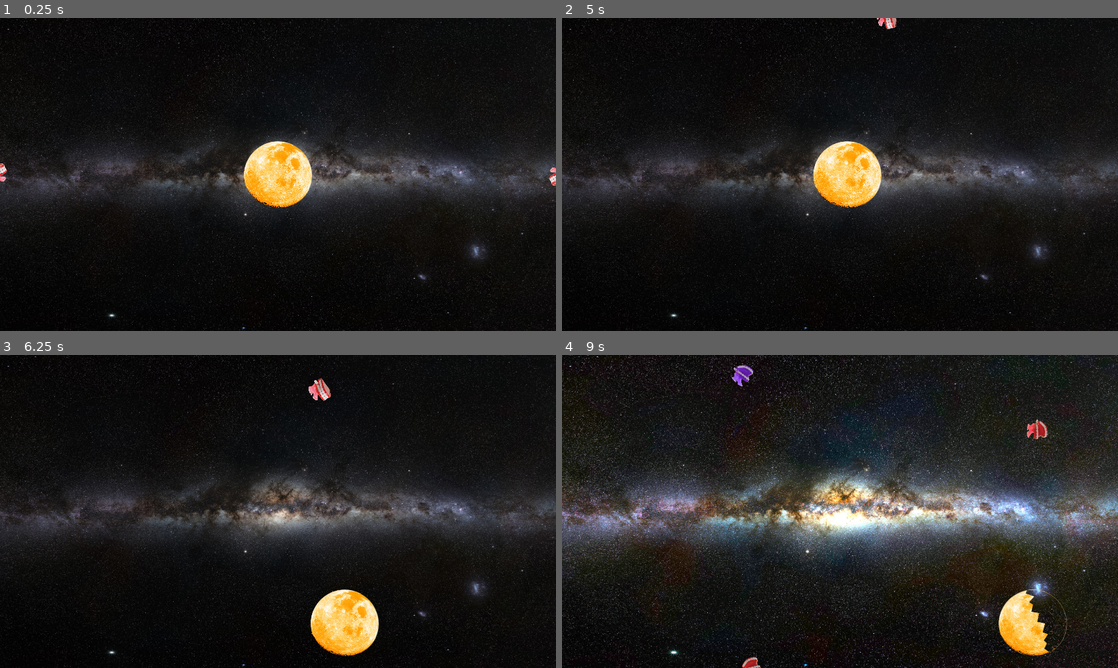
Above: before the commit, frames 1-4 (two rows, left to right).
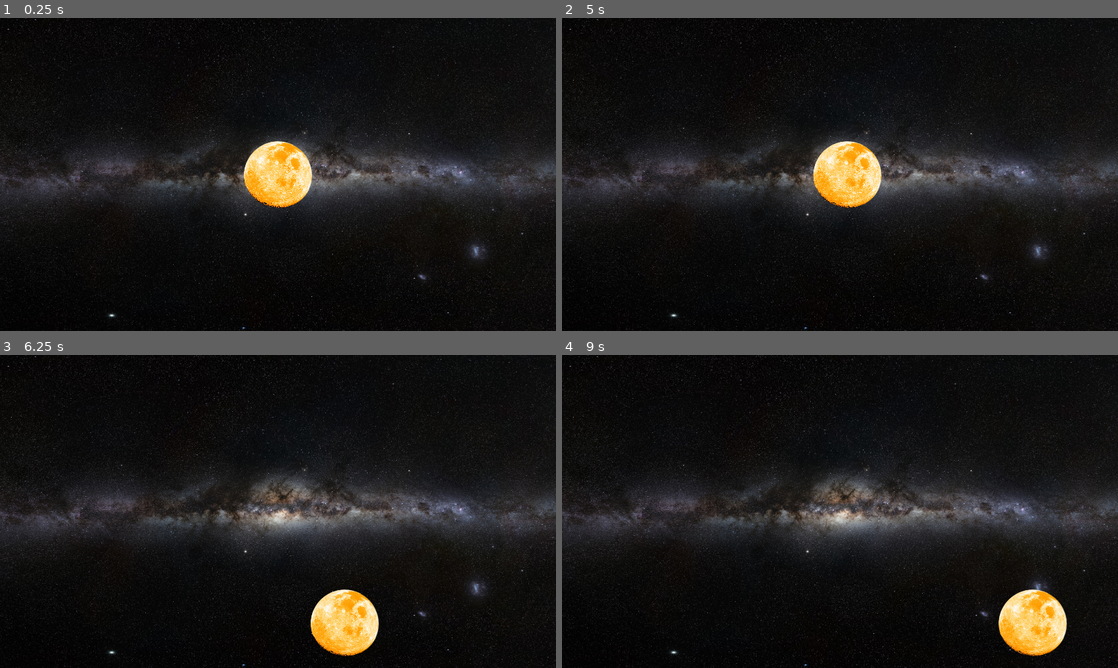
Above: after the commit, the same moments.

Repository: PushingPolygons/moonchomper-RosemaryKoshy
Game: Godot game, scene res://level/level.tscn
The game is run twice, just before and just after one commit, with the same random seed, the same clock (stepped at 60 frames per second) and the same inputs.
Inputs (mouse positions are in pixels of both pictures, inside the frame that each line leads up to):
- Up to frame 1 (0.25 s): no input
- Up to frame 2 (5 s): move the mouse to (1112, 174) at 0.52 s; press the mouse at (1112, 174) at 0.53 s; hold Right (ui_right) 0.53-1.28 s; move the mouse to (589, 174) at 1.27 s; release the mouse at (589, 174) at 1.28 s; hold Down (ui_down) 1.28-2.03 s; click (589, 174) at 1.35 s; move the mouse to (895, 105) at 2.02 s; hold Right (ui_right) 2.03-2.78 s; hold Right mouse button (right_click) 2.03-2.78 s; click (895, 105) at 2.3 s; move the mouse to (812, 237) at 2.77 s; hold Up (ui_up) 2.78-3.53 s; click (812, 237) at 2.85 s; move the mouse to (1006, 221) at 3.52 s; press the mouse at (1006, 221) at 3.53 s; hold Left (ui_left) from 3.53 s (still down); move the mouse to (673, 127) at 4.27 s; release the mouse at (673, 127) at 4.28 s; right-click (673, 127) at 4.35 s; click (673, 127) at 4.55 s
- Up to frame 3 (6.25 s): move the mouse to (305, 511) at 5.02 s; release Left (ui_left) at 5.03 s; press the mouse at (305, 511) at 5.03 s; hold Down (ui_down) 5.03-5.78 s; move the mouse to (322, 658) at 5.77 s; release the mouse at (322, 658) at 5.78 s; hold Right (ui_right) from 5.78 s (still down); click (322, 658) at 5.85 s
- Up to frame 4 (9 s): move the mouse to (884, 395) at 6.52 s; release Right (ui_right) at 6.53 s; hold Up (ui_up) 6.53-7.28 s; hold Right mouse button (right_click) 6.53-7.28 s; click (884, 395) at 6.8 s; move the mouse to (562, 511) at 7.27 s; hold Right (ui_right) 7.28-8.03 s; click (562, 511) at 7.35 s; move the mouse to (1029, 373) at 8.02 s; press the mouse at (1029, 373) at 8.03 s; hold Down (ui_down) 8.03-8.78 s; move the mouse to (1040, 661) at 8.77 s; release the mouse at (1040, 661) at 8.78 s; hold Left (ui_left) from 8.78 s (still down); right-click (1040, 661) at 8.85 s

The runs differ from the first frame. In frame 1, 0.1% of the frame differs, in the area x 0-100%, y 46-54%; in frame 2, less than 0.1%; in frame 3, 0.2%; in frame 4, 34%, in the area x 0-100%, y 0-100%.
Error after the commit: Parse Error: Can't preload resource at path: res://level/assets/game_over.jpg (res://level/assets/level.gd:12)

Commit message:
add gameover

Diff:
--- a/code/chomper/assets/chomper.gd
+++ b/code/chomper/assets/chomper.gd
@@ -2,21 +2,20 @@
 class_name Chomper
 
 const defaultspeed: float = 100.0
+const chomper_textures: Array = [[preload("res://chomper/assets/chomper.png"),
+								  preload("res://chomper/assets/chomper-open.png"),
+								  preload("res://chomper/assets/chomper-xopen.png")],
+								 [preload("res://chomper/assets/chomper-2.png"),
+								  preload("res://chomper/assets/chomper-open-2.png"),
+								  preload("res://chomper/assets/chomper-xopen-2.png")],
+								 [preload("res://chomper/assets/chomper-3.png"),
+								  preload("res://chomper/assets/chomper-open-3.png"),
+								  preload("res://chomper/assets/chomper-xopen-3.png")]]
 
 # Member variables:
 var _moon: Moon = null
 var health: int = 1
 var speed: float = defaultspeed
-
-var chomper_textures: Array = [[preload("res://chomper/assets/chomper.png"),
-								preload("res://chomper/assets/chomper-open.png"),
-								preload("res://chomper/assets/chomper-xopen.png")],
-							   [preload("res://chomper/assets/chomper-2.png"),
-								preload("res://chomper/assets/chomper-open-2.png"),
-								preload("res://chomper/assets/chomper-xopen-2.png")],
-							   [preload("res://chomper/assets/chomper-3.png"),
-								preload("res://chomper/assets/chomper-open-3.png"),
-								preload("res://chomper/assets/chomper-xopen-3.png")]]
 
 func initialize(moon: Moon):
 	update_texture()
--- a/code/level/assets/level.gd
+++ b/code/level/assets/level.gd
@@ -9,6 +9,7 @@
 							 preload("res://level/assets/sky-3.jpg")]
 const chomper_ps: PackedScene = preload("res://chomper/chomper.tscn")
 const menu_ps: PackedScene = preload("res://menu/menu.tscn")
+const gameover = preload("res://level/assets/game_over.jpg")
 
 # Member variables:
 var chomper_count: int = 0
@@ -39,14 +40,14 @@
 	print('Start level ', difficulty, ' of ', difficulty_max)
 	$Sky.texture = sky_textures[difficulty - 1]
 	chomper_count = randi() % (difficulty * (chomper_max - chomper_min) + 1) + difficulty * chomper_min
-	spawn_chompers(chomper_count, chomper_distance)
+	spawn_enemies(chomper_count, chomper_distance)
 	print("Spawned ", chomper_count, " chompers")
 
 func _process(_delta_t: float) -> void:
 	if Input.is_action_just_pressed("ui_cancel"):
 		$Menu.toggle_pause()
 
-func spawn_chompers(count: int, radius: float) -> void:
+func spawn_enemies(count: int, radius: float) -> void:
 	for i in count:
 		var chomper: Chomper = chomper_ps.instance()
 		chomper.position.x = center.x + radius * cos(2 * PI * i / count)
@@ -64,9 +65,12 @@
 	else:
 		print(how_many, "chompers destroyed: ", chomper_count, " remaining")
 
+func killall(what: String) -> void:
+	for child in get_tree().get_nodes_in_group(what):
+		child.queue_free()
+
 func next_level() -> void:
-	for child in get_tree().get_nodes_in_group('enemies'):
-		child.queue_free()
+	killall('enemies')
 	difficulty += 1
 	if difficulty > difficulty_max:
 		game_over('SUCCESS!')
@@ -74,5 +78,6 @@
 		start_level()
 
 func game_over(message: String) -> void:
+		killall('enemies')
 		print('GAME OVER: ', message)
-		get_tree().quit()
+		$Sky.texture = gameover
Not shown, changed: README.md
